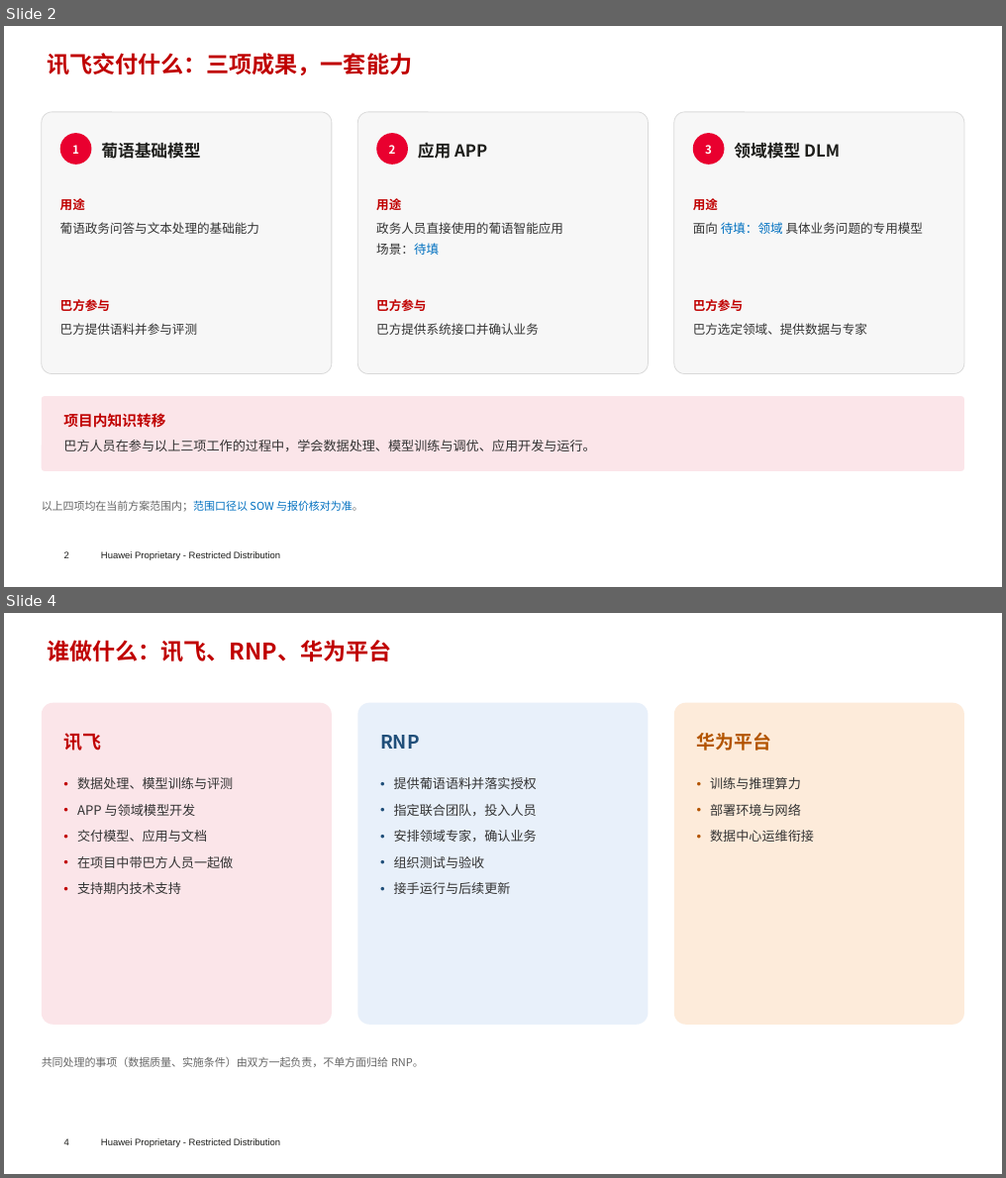
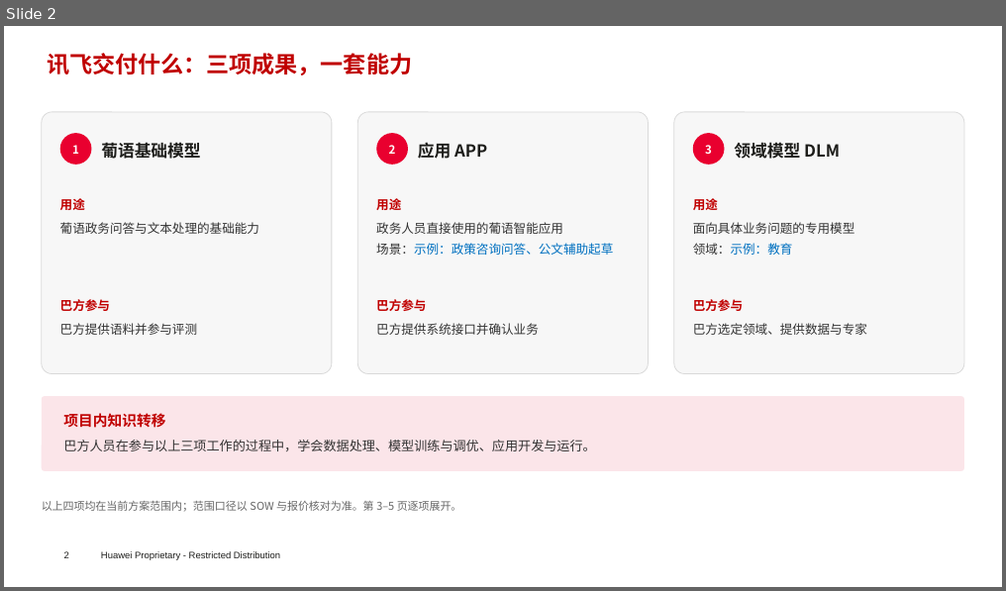
Before and after one commit to chyhcs/wyyh, a slide deck: RNP-讯飞交流-中文简版.pptx. Shown one above the other, each under a label of ours: slides 2 and 4 before the commit, slide 2 after it; the slides between them are not shown. The pictures are 1006x1178 and 1006x591 pixels, drawn with LibreOffice and Linux fonts; fonts in the diff are those of the drawing; background and template pictures are left out. Boxes give left, top, right and bottom in pixels: in the first picture for what was removed or moved away, otherwise in the second. Text is boxed around its words. In the diff, an @@ line names an element or a change of style, - is before the commit and + after.

```diff
--- a/RNP-讯飞交流-中文简版.pptx
+++ b/RNP-讯飞交流-中文简版.pptx
@@ slide 4 removed at (4,613,1002,1174), background #FFFFFF; not listed: 2 template elements that a slide beside it also shows @@
@@ subtitle removed at (47,640,391,662) @@
-谁做什么：讯飞、RNP、华为平台
@@ rounded rectangle removed at (42,703,332,1025) @@
@@ rounded rectangle removed at (358,703,648,1025) @@
@@ rounded rectangle removed at (674,703,964,1025) @@
@@ text removed at (63,733,101,751) @@
-讯飞
@@ text removed at (380,735,420,749) @@
-RNP
@@ text removed at (697,732,772,751) @@
-华为平台
@@ text removed at (77,777,233,894) @@
-• 数据处理、模型训练与评测
-• APP 与领域模型开发
-• 交付模型、应用与文档
-• 在项目中带巴方人员一起做
-• 支持期内技术支持
@@ text removed at (394,777,537,894) @@
-• 提供葡语语料并落实授权
-• 指定联合团队，投入人员
-• 安排领域专家，确认业务
-• 组织测试与验收
-• 接手运行与后续更新
@@ text removed at (710,777,814,842) @@
-• 训练与推理算力
-• 部署环境与网络
-• 数据中心运维衔接
@@ text removed at (42,1058,424,1067) @@
-共同处理的事项（数据质量、实施条件）由双方一起负责，不单方面归给 RNP。
@@ slide 2 changed as well @@
@@ text at (693,222,855,255): text changed @@
-面向 待填：领域 具体业务问题的专用模型
+面向具体业务问题的专用模型
+领域：示例：教育
@@ text at (376,243,613,255): text changed; text colour #333333 to #0070C0 @@
-场景：待填
+场景：示例：政策咨询问答、公文辅助起草
@@ text at (42,501,462,512): text changed @@
-以上四项均在当前方案范围内；范围口径以 SOW 与报价核对为准。
+以上四项均在当前方案范围内；范围口径以 SOW 与报价核对为准。第 3–5 页逐项展开。
```
Also in this commit, not shown: 5 other slides changed, 3 slides added, 1 other file.
